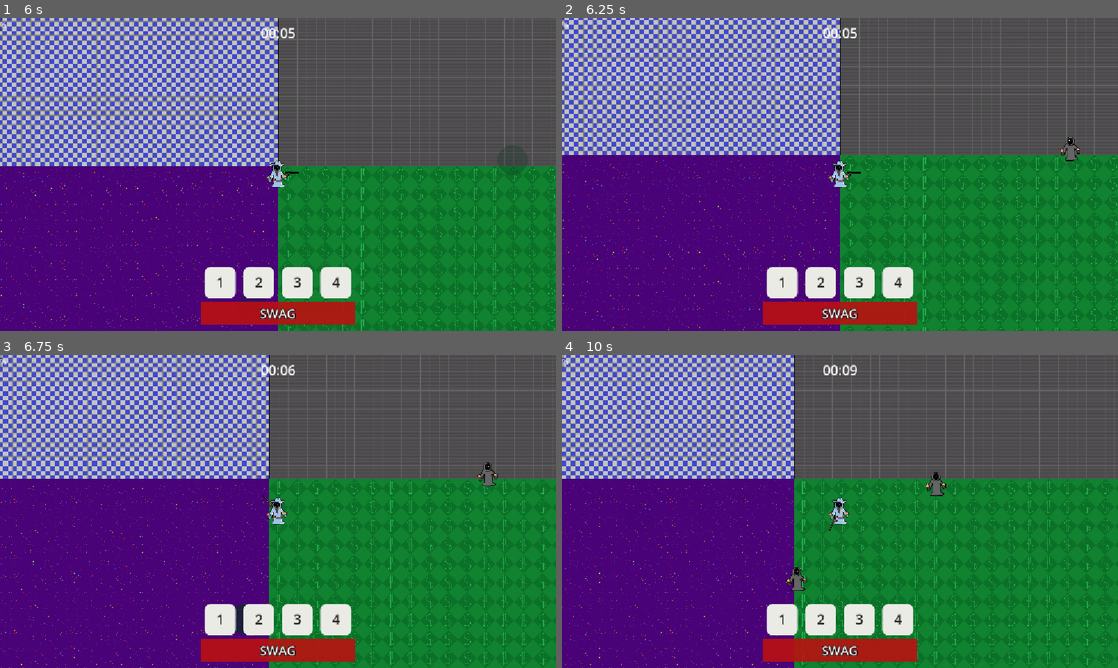
Above: before the commit, frames 1-4 (two rows, left to right).
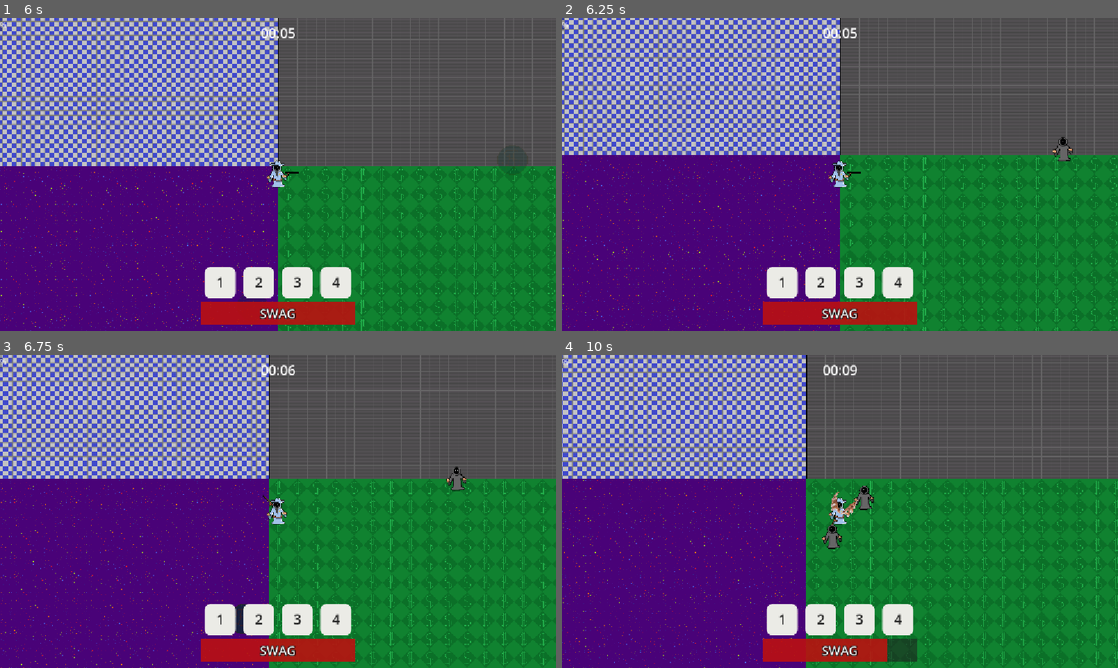
Above: after the commit, the same moments.

Repository: LeyuDing/SteelHacks2026
Game: Godot game, scene res://Scenes/main_menu.tscn
Two runs of this game, one before a commit and one after it. Both use one fixed random seed, a clock stepped at 60 frames per second and the inputs below. The engine's default icon, where the game draws it, is replaced by a stand-in: a white triangle on a blue panel in a dark square.
Inputs (mouse positions are in pixels of both pictures, inside the frame that each line leads up to):
- Up to frame 1 (6 s): click "Start" at 0.5 s; tap Enter at 1.25 s; move the mouse to (400, 158) at 1.27 s; hold Right (ui_right) 1.28-2.03 s; move the mouse to (166, 190) at 2.02 s; hold Down (ui_down) 2.03-2.78 s; move the mouse to (333, 105) at 2.77 s; hold Right (ui_right) 2.78-3.53 s; move the mouse to (250, 237) at 3.52 s; hold Up (ui_up) 3.53-4.28 s; move the mouse to (444, 221) at 4.27 s; hold Left (ui_left) 4.28-5.78 s; move the mouse to (111, 127) at 5.02 s; move the mouse to (305, 174) at 5.77 s; hold Down (ui_down) from 5.78 s (still down)
- Up to frame 2 (6.25 s): keep holding Down (ui_down)
- Up to frame 3 (6.75 s): move the mouse to (194, 433) at 6.52 s; release Down (ui_down) at 6.53 s; hold Right (ui_right) from 6.53 s (still down)
- Up to frame 4 (10 s): move the mouse to (962, 495) at 7.27 s; release Right (ui_right) at 7.28 s; hold Up (ui_up) 7.28-8.03 s; move the mouse to (728, 527) at 8.02 s; hold Right (ui_right) 8.03-8.78 s; move the mouse to (895, 442) at 8.77 s; hold Down (ui_down) 8.78-9.53 s; move the mouse to (812, 574) at 9.52 s; hold Left (ui_left) from 9.53 s (still down)

Frame 1 is identical in both runs. In frame 2, 0.2% of the frame differs, in the area x 88-94%, y 38-46%; in frame 3, 0.3%; in frame 4, 18%, in the area x 0-100%, y 0-100%.

Commit message:
actually fixes stun this time

Diff:
--- a/Scenes/test_enemy.tscn
+++ b/Scenes/test_enemy.tscn
@@ -63,5 +63,8 @@
 local_coords = true
 process_material = SubResource("ParticleProcessMaterial_ia7du")
 
+[node name="StunTimer" type="Timer" parent="." unique_id=466693838]
+one_shot = true
+
 [connection signal="timeout" from="Timer" to="." method="_on_timer_timeout"]
 [connection signal="timeout" from="StatusTimer" to="." method="_on_status_timer_timeout"]
--- a/Scripts/main_scene.gd
+++ b/Scripts/main_scene.gd
@@ -44,7 +44,7 @@
 	spell2 = {"element" : "lightning",
 			  "damage" : 0.1,
 			  "cooldown" : 5.0,
-			  "duration" : 5.0,
+			  "duration" : 1.0,
 			  "projectile" : true,
 			  "aoe" : "circle",
 			  "origin" : "mouse",
--- a/Scripts/test_enemy.gd
+++ b/Scripts/test_enemy.gd
@@ -1,17 +1,17 @@
 extends CharacterBody2D
 
-@export var SPEED : float = 300.0
+@export var SPEED : float = 500.0
 
 @export var HP : float = 10.0
 
 @export var burn : float = 0.0
 @export var freeze : float = 0.0
-@export var stun : bool = false
 
 @onready var player =  get_parent().get_parent().get_node("PlayerCharacter")
 @onready var navAgent = $NavigationAgent2D
 @onready var AttackTimer = $AttackTimer
 @onready var StatusTimer = $StatusTimer
+@onready var StunTimer = $StunTimer
 @onready var attack = preload("res://Scenes/attack.tscn")
 @onready var burnParticles = $Burn
 @onready var freezeParticles = $Freeze
@@ -20,8 +20,8 @@
 
 func _ready():
 	$Sprite2D.material = $Sprite2D.material.duplicate()
-	SPEED *= GameClock.elapsed_time/10.0
-	HP *= GameClock.elapsed_time/10.0
+	#SPEED *= GameClock.elapsed_time/20.0
+	HP *= GameClock.elapsed_time/20.0
 	make_path()
 
 func _physics_process(delta: float) -> void:
@@ -37,10 +37,10 @@
 	if (freeze != 0):
 		if (!freezeParticles.visible): freezeParticles.visible = true
 
-	if (stun):
+	if (StunTimer.time_left != 0):
+		velocity = Vector2.ZERO
 		flash_white()
-		await get_tree().create_timer(1.0).timeout
-		stun = false
+		return
 
 
 	var distance_to_player = global_position.distance_to(player.global_position)
@@ -61,6 +61,8 @@
 	move_and_slide()
 
 func make_path():
+	if (StunTimer.time_left != 0):
+		return
 	navAgent.target_position = player.global_position
 
 func take_damage(damage : int, element : String):
@@ -69,7 +71,7 @@
 	if element == "fire": burn += 2
 	if element == "ice": freeze += 5
 	if element == "lightning":
-		stun = true
+		StunTimer.start(1.0)
 		velocity = Vector2.ZERO
 
 func attack_player():
@@ -95,7 +97,6 @@
 	$Sprite2D.material.set_shader_parameter("flash_modifier", 0.0)
 
 func _on_timer_timeout() -> void:
-	if (stun): return
 	make_path()
 
 func _on_status_timer_timeout() -> void:
